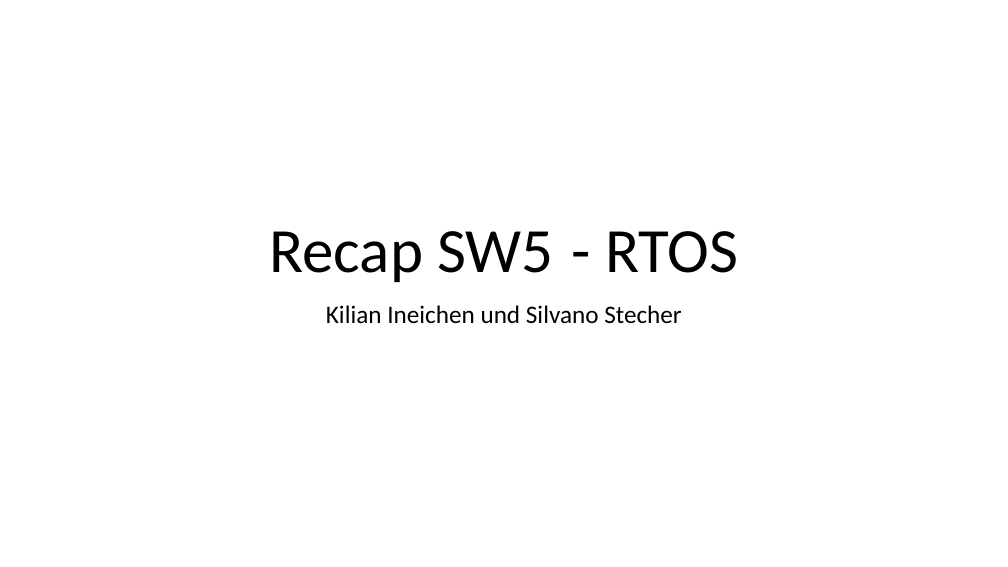
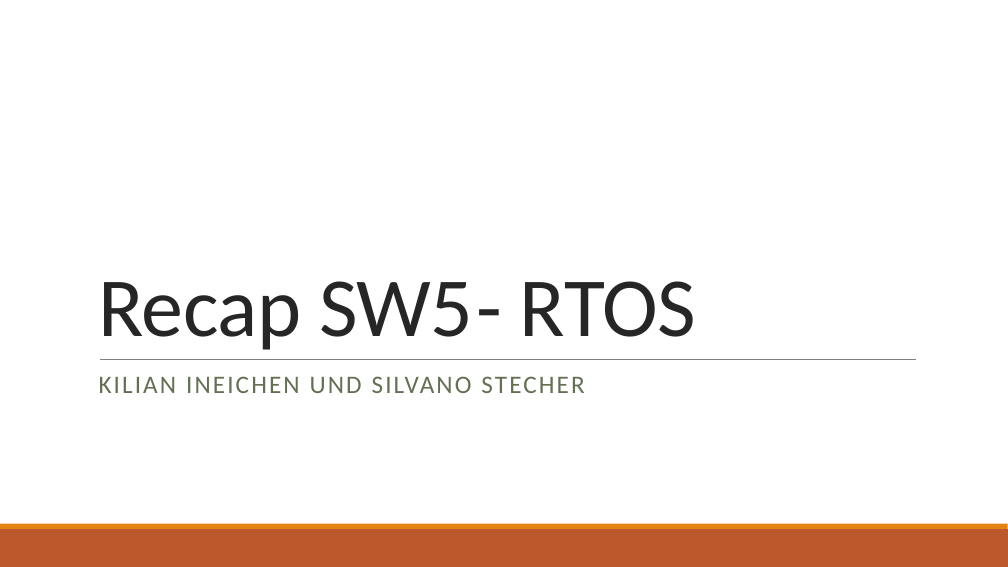
Before and after one commit to tfineich/INTRO_Projekt, a slide deck: slide 1 of Recap_SW5_Ineichen_Stecher.pptx. Drawn at 1008x567 pixels with LibreOffice and Linux fonts; fonts in the diff are those of the drawing. Boxes give left, top, right and bottom in pixels: in the first picture for what was removed or moved away, otherwise in the second. Text is boxed around its words. In the diff, an @@ line names an element or a change of style, - is before the commit and + after.

Commit message:
Recap: added some slides

```diff
--- a/Recap_SW5_Ineichen_Stecher.pptx
+++ b/Recap_SW5_Ineichen_Stecher.pptx
@@ title "Recap SW5 - RTOS": place and size @@
-title "Recap SW5 - RTOS" at bbox=[269, 231, 738, 282]
+title "Recap SW5 - RTOS" at bbox=[98, 281, 696, 350]
@@ title "Recap SW5 - RTOS" at bbox=[98, 281, 696, 350]: size 60 to 80 pt, text colour #000000 to #262626, letter spacing 0 to -0.5 pt; alignment centre to left; line spacing 0.9 to 0.85 @@
@@ line added from (100, 359) to (917, 359), #808080 0.5 pt @@
@@ subtitle at bbox=[99, 376, 584, 393]: text changed; text colour #000000 to #637052 @@
-Kilian Ineichen und Silvano Stecher
+KILIAN INEICHEN UND SILVANO STECHER
@@ rectangle added at bbox=[0, 529, 1008, 567], fill #BD582C @@
@@ rectangle added at bbox=[0, 524, 1008, 529], fill #E48312 @@
```
Also in this commit, not shown: 4 other slides changed, 9 slides added.
